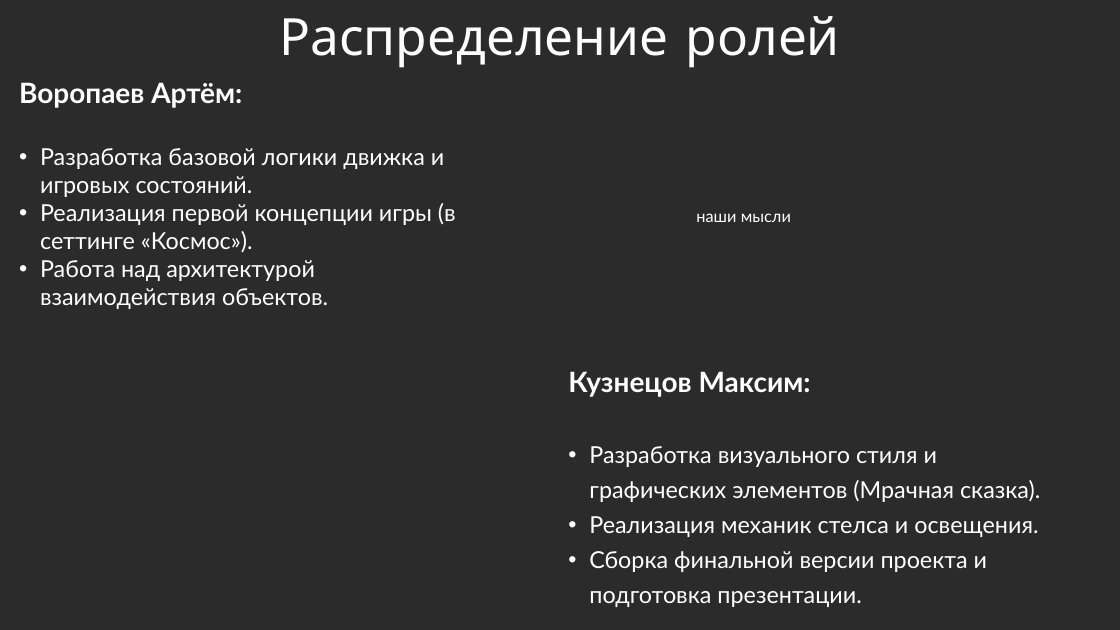
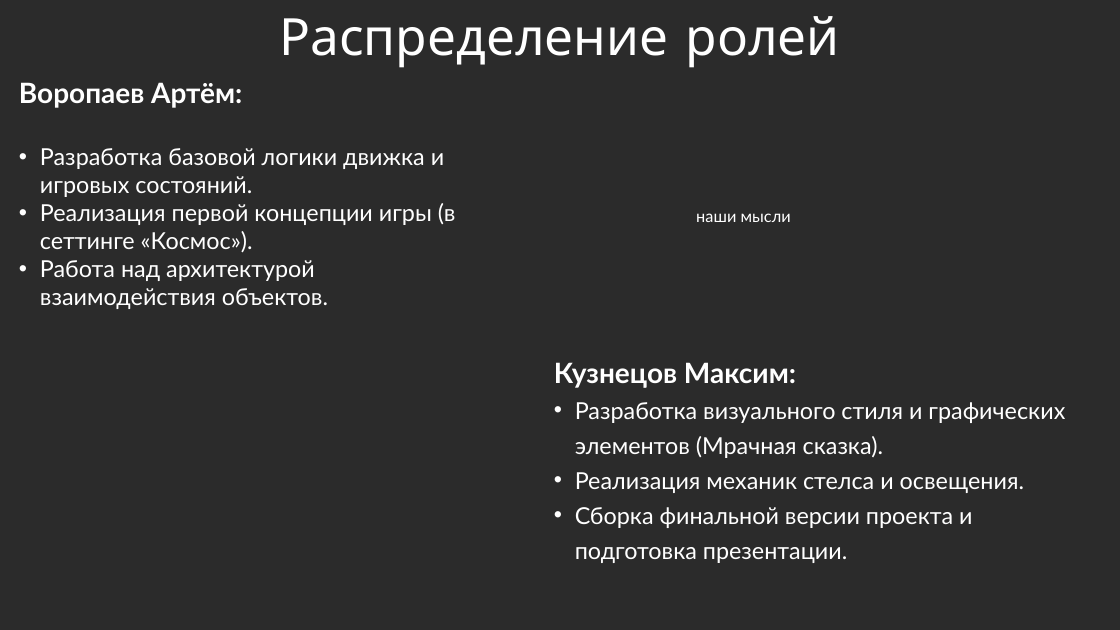
Before and after one commit to ArtyomVor/Scary_tale, a slide deck: slide 3 of scare_tale.pptx. Drawn at 1120x630 pixels with LibreOffice and Linux fonts; fonts in the diff are those of the drawing; background and template pictures are left out; a plain dark background stands for a picture behind light text. Boxes give left, top, right and bottom in pixels: in the first picture for what was removed or moved away, otherwise in the second. Text is boxed around its words. In the diff, an @@ line names an element or a change of style, - is before the commit and + after.

Commit message:
Add files via upload
улучшенная версия презентации

```diff
--- a/scare_tale.pptx
+++ b/scare_tale.pptx
@@ text "Кузнецов Максим:" rewrapped from (568,371,1040,607) to (554,362,1065,563) @@
```
Also in this commit, not shown: 3 other slides changed.
